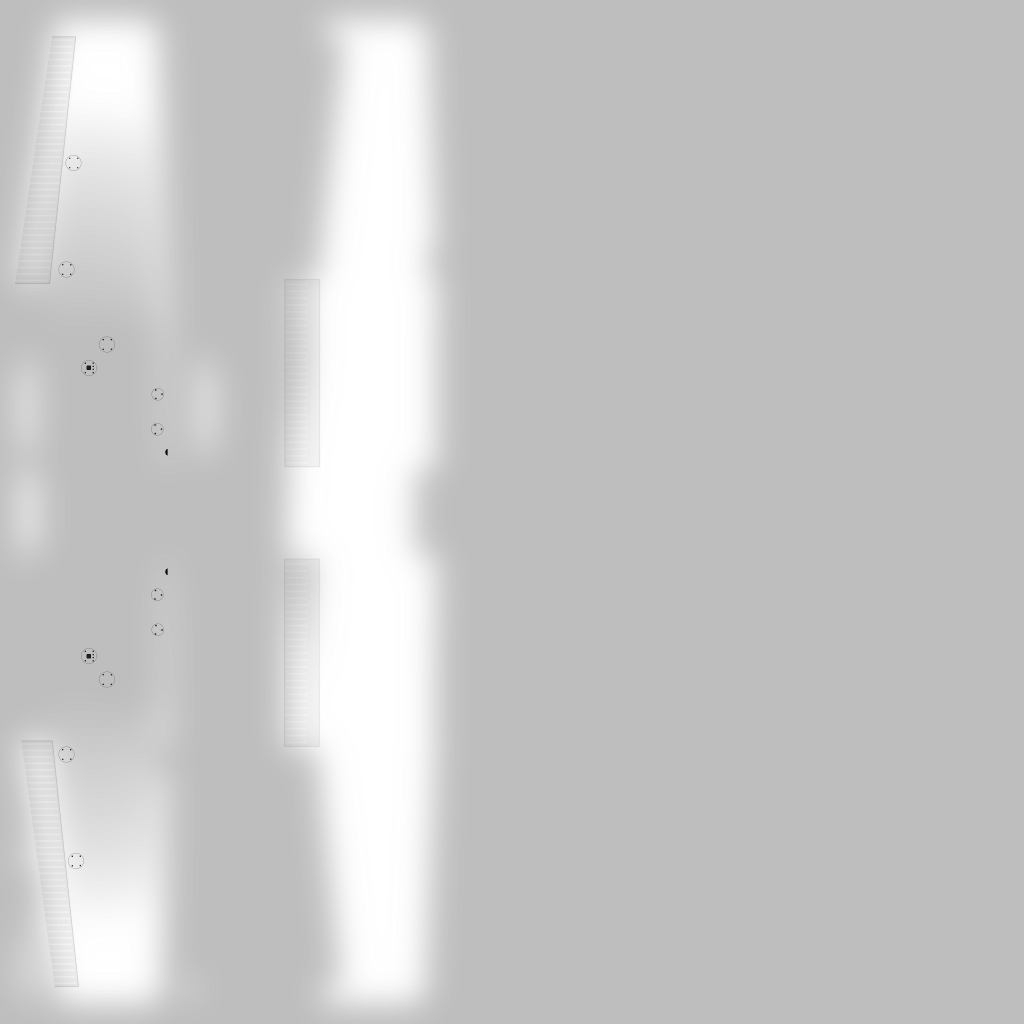
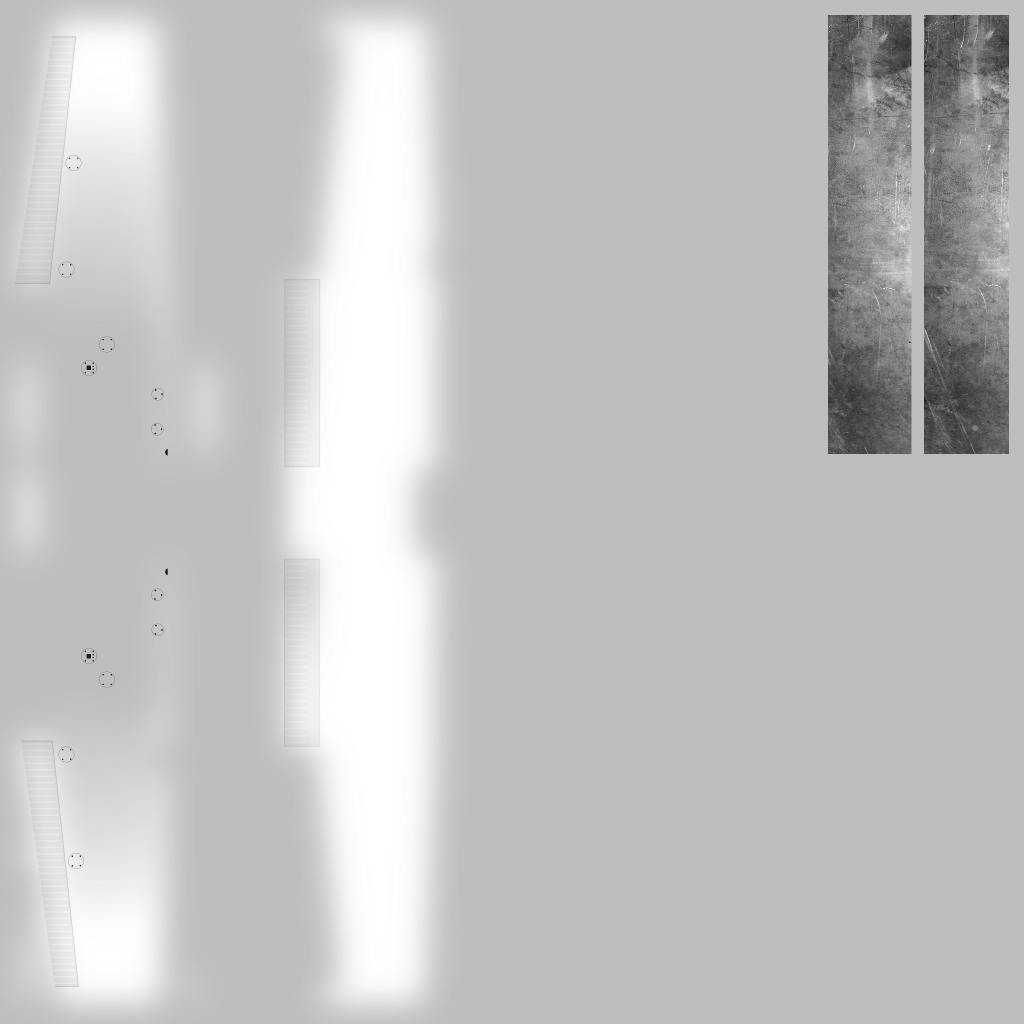
Two versions of the same layered image (1024x1024). Layer-by-layer changes:
added layer "Clipboard #1" above "fuel sump and bottom wing details #1" over [828, 15, 1009, 454]
